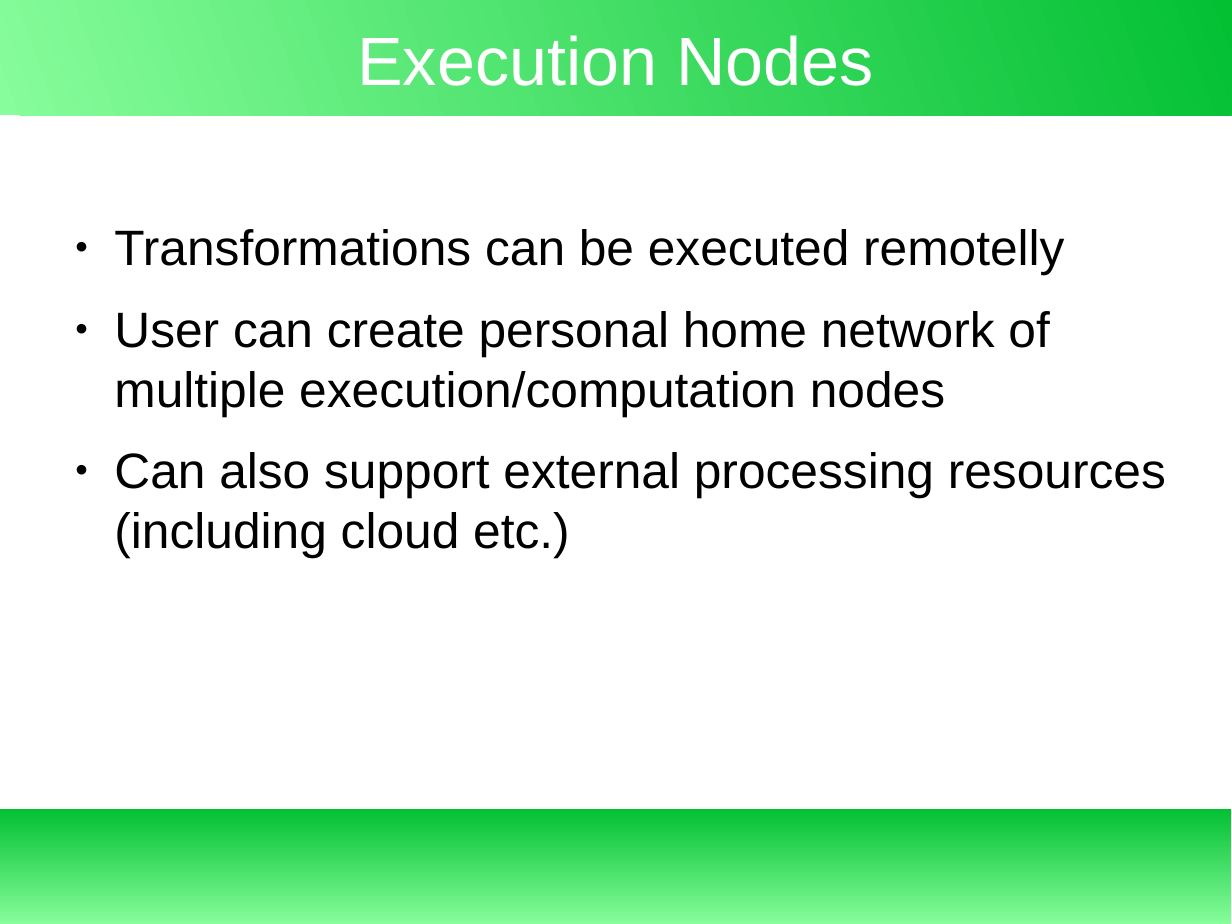
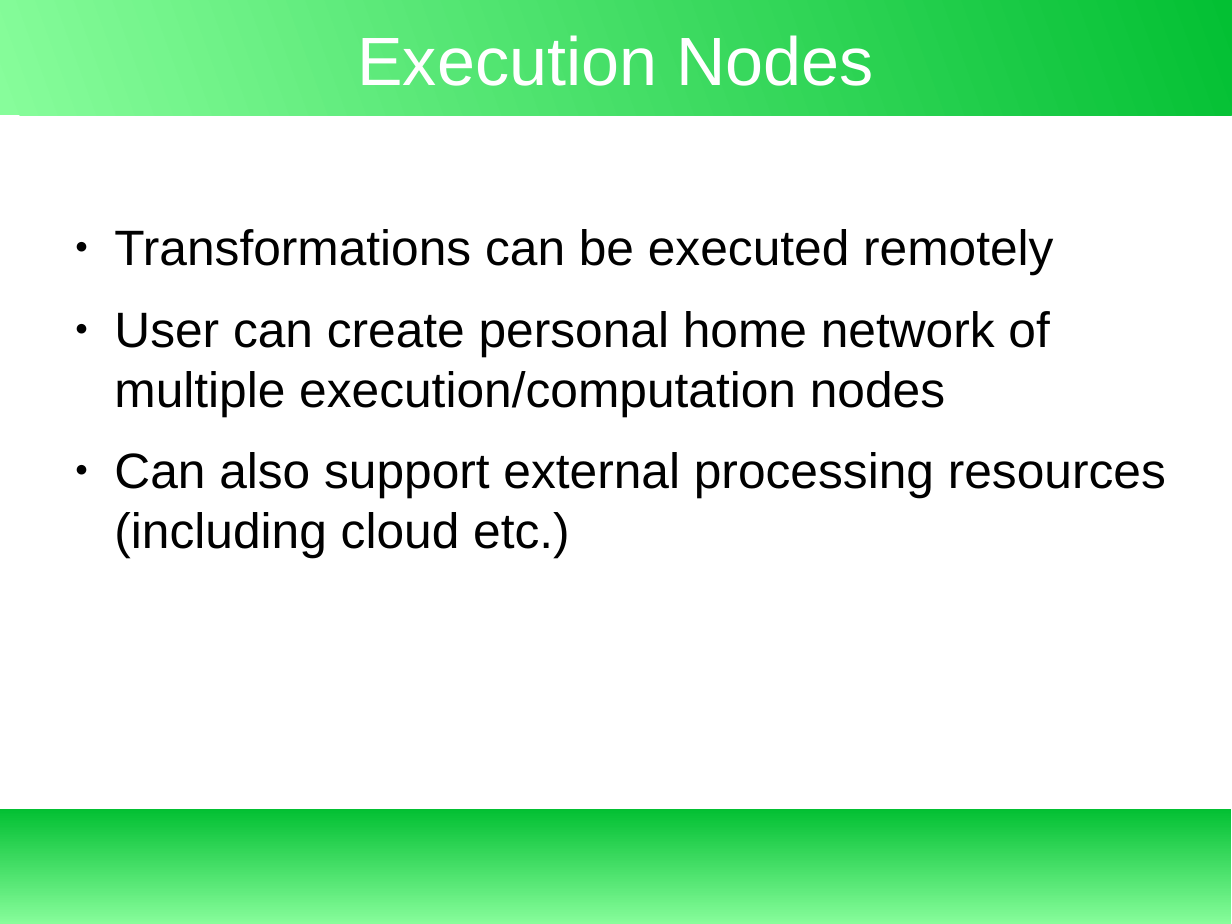
Before and after one commit to exbin/xbup-doc, a slide deck: slide 17 of presentation/binary_concept.odp. Drawn at 1232x924 pixels with LibreOffice and Linux fonts; fonts in the diff are those of the drawing. Boxes give left, top, right and bottom in pixels: in the first picture for what was removed or moved away, otherwise in the second. Text is boxed around its words. In the diff, an @@ line names an element or a change of style, - is before the commit and + after.

```diff
--- a/presentation/binary_concept.odp
+++ b/presentation/binary_concept.odp
@@ text at bbox=[114, 229, 1053, 275]: text changed @@
-● Transformations can be executed remotelly
+● Transformations can be executed remotely
```
Also in this commit, not shown: 3 other slides changed, 2 other files.
